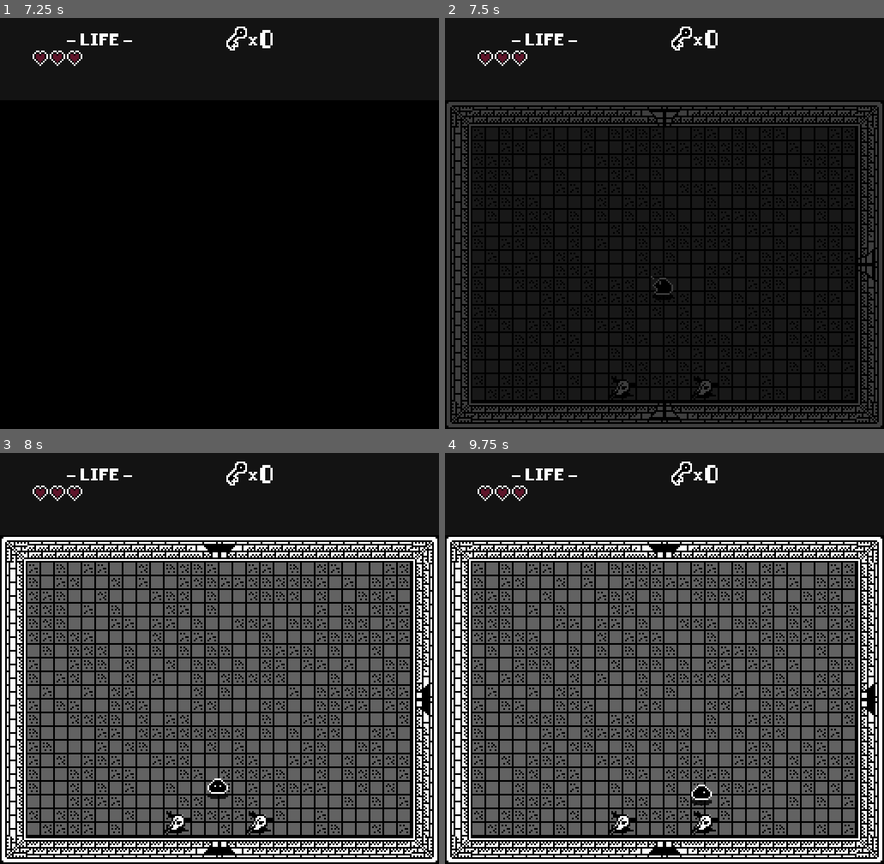
Above: before the commit, frames 1-4 (two rows, left to right).
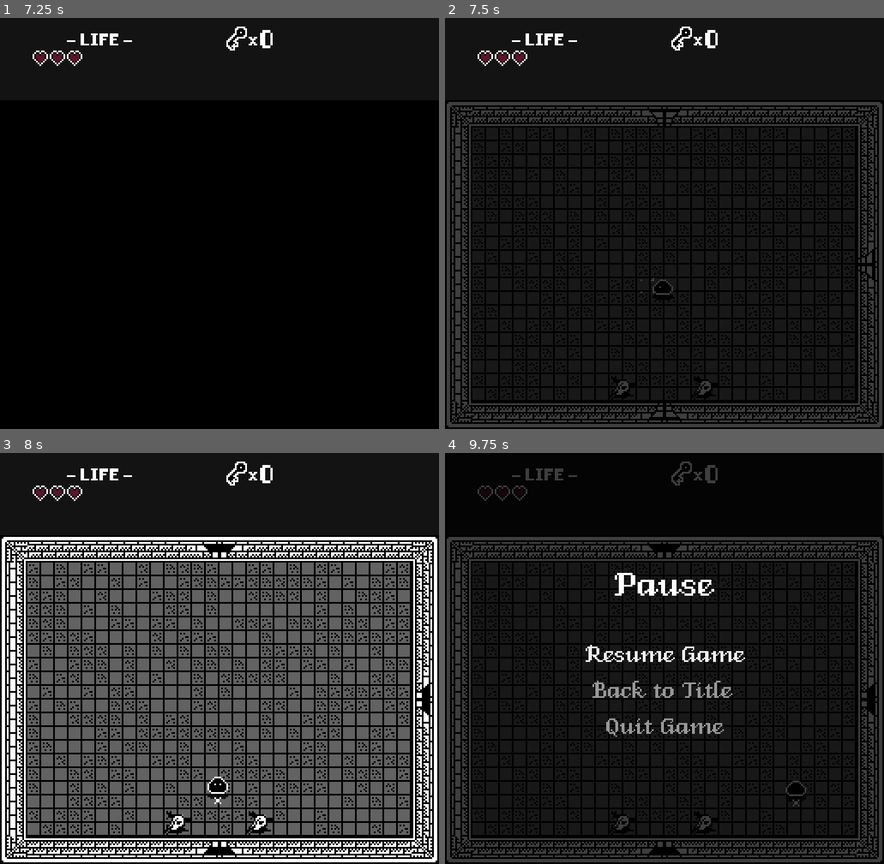
Above: after the commit, the same moments.

Repository: stsmuniz/evolutron-the-missing-nes-game
Game: Godot game, scene res://screens_menus/howtoplay.tscn
Two runs of this game, one before a commit and one after it. Both use one fixed random seed, a clock stepped at 60 frames per second and the inputs below.
Inputs:
- Up to frame 1 (7.25 s): tap Enter (start) at 0.5, 1.25, 1.55, 2, 3.5, 3.8, 4.35 s; hold D (right) 0.53-1.28 s; hold Z (a) 0.53-1.28 s; tap X (b) at 0.8, 1.35, 3.05 s; hold S (down) 1.28-2.03 s; hold D (right) 2.03-2.78 s; hold Enter (start) 2.03-2.78 s; tap Z (a) at 2.3, 2.85, 4.55 s; hold W (up) 2.78-3.53 s; hold X (b) 3.53-4.28 s; hold A (left) 3.53-5 s; click "Options" at 5 s; click "Start" at 5.75 s; click "Start" at 6.5 s
- Up to frame 2 (7.5 s): hold S (down) from 7.28 s (still down); hold Z (a) from 7.28 s (still down)
- Up to frame 3 (8 s): keep holding S (down); keep holding Z (a); tap X (b) at 7.55 s
- Up to frame 4 (9.75 s): release S (down) at 8.03 s; release Z (a) at 8.03 s; hold D (right) 8.03-8.75 s; tap X (b) at 8.1 s; tap Enter (start) at 8.3 s; click "Resume Game" at 8.75 s; hold W (up) from 9.53 s (still down); hold Enter (start) from 9.53 s (still down)

Frame 1 is identical in both runs. In frame 2, less than 0.1% of the frame differs, in the area x 44-52%, y 62-67%; in frame 3, less than 0.1%; in frame 4, 52%, in the area x 0-100%, y 2-100%.
Error before the commit: Invalid type in function 'connect' in base 'Area2D (nextLevelDoor.gd)'. Cannot convert argument 3 from Nil to String. (res://tiles/nextLevelDoor.gd:7)

Commit message:
fixed bugs on menus, fixed player attack, adjusted collision

Diff:
--- a/enemies/rat/rat.tscn
+++ b/enemies/rat/rat.tscn
@@ -62,6 +62,7 @@
 material = SubResource( 1 )
 frames = SubResource( 4 )
 animation = "FLy"
+frame = 1
 playing = true
 
 [node name="CollisionShape2D" type="CollisionShape2D" parent="."]
@@ -75,7 +76,7 @@
 shape = SubResource( 6 )
 
 [node name="Stats" parent="." instance=ExtResource( 5 )]
-max_health = 4
+max_health = 2
 
 [node name="PlayerDetectionZone" parent="." instance=ExtResource( 4 )]
 visible = false
--- a/engine/GameManager.gd
+++ b/engine/GameManager.gd
@@ -34,4 +34,5 @@
 func _on_Resume_pressed():
 	Options.paused = false
 	Options.pause_menu = false
+	get_tree().paused = false
 	hide()
--- a/engine/Options.gd
+++ b/engine/Options.gd
@@ -29,9 +29,6 @@
 	choose_music()
 
 func _process(delta):
-	if !$Music.is_playing():
-		choose_music()
-
 	if (Master_Volume > 0 and Music_Volume > 0):
 		play_Music = int(((Master_Volume / 2000) * (Music_Volume / 2000)) * 2000)
 	else:
--- a/player/PlayerStats.tscn
+++ b/player/PlayerStats.tscn
@@ -4,4 +4,3 @@
 
 [node name="PlayerStats" instance=ExtResource( 1 )]
 max_health = 3
-powerup_shot = true
--- a/player/player.gd
+++ b/player/player.gd
@@ -39,6 +39,7 @@
 	stats.connect("no_health", self, "game_over")
 	animationTree.active = true
 	swordHitbox.knockback_vector = input_vector
+
 
 func _physics_process(delta):
 	match state:
--- a/player/player.tscn
+++ b/player/player.tscn
@@ -17,7 +17,7 @@
 extents = Vector2( 6, 5 )
 
 [sub_resource type="Animation" id=3]
-length = 0.4
+length = 0.2
 step = 0.05
 tracks/0/type = "value"
 tracks/0/path = NodePath("Sprite:frame")
@@ -26,7 +26,7 @@
 tracks/0/imported = false
 tracks/0/enabled = true
 tracks/0/keys = {
-"times": PoolRealArray( 0, 0.1, 0.2, 0.3 ),
+"times": PoolRealArray( 0, 0.05, 0.1, 0.15 ),
 "transitions": PoolRealArray( 1, 1, 1, 1 ),
 "update": 1,
 "values": [ 12, 13, 14, 15 ]
@@ -38,7 +38,7 @@
 tracks/1/imported = false
 tracks/1/enabled = true
 tracks/1/keys = {
-"times": PoolRealArray( 0.4 ),
+"times": PoolRealArray( 0.2 ),
 "transitions": PoolRealArray( 1 ),
 "values": [ {
 "args": [  ],
@@ -64,7 +64,7 @@
 tracks/3/imported = false
 tracks/3/enabled = true
 tracks/3/keys = {
-"times": PoolRealArray( 0.1, 0.4 ),
+"times": PoolRealArray( 0, 0.1 ),
 "transitions": PoolRealArray( 1, 1 ),
 "update": 1,
 "values": [ false, true ]
@@ -76,16 +76,40 @@
 tracks/4/imported = false
 tracks/4/enabled = true
 tracks/4/keys = {
-"times": PoolRealArray( 0.05 ),
+"times": PoolRealArray( 0 ),
 "transitions": PoolRealArray( 1 ),
 "values": [ {
 "args": [ "bite" ],
 "method": "play_sfx"
 } ]
 }
+tracks/5/type = "value"
+tracks/5/path = NodePath("hitboxPivot/Swordhitbox/CollisionShape2D/Sprite:visible")
+tracks/5/interp = 1
+tracks/5/loop_wrap = true
+tracks/5/imported = false
+tracks/5/enabled = true
+tracks/5/keys = {
+"times": PoolRealArray( 0, 0.2 ),
+"transitions": PoolRealArray( 1, 1 ),
+"update": 1,
+"values": [ true, false ]
+}
+tracks/6/type = "value"
+tracks/6/path = NodePath("hitboxPivot/Swordhitbox/CollisionShape2D/Sprite:frame")
+tracks/6/interp = 1
+tracks/6/loop_wrap = true
+tracks/6/imported = false
+tracks/6/enabled = true
+tracks/6/keys = {
+"times": PoolRealArray( 0, 0.05, 0.1, 0.15 ),
+"transitions": PoolRealArray( 1, 1, 1, 1 ),
+"update": 1,
+"values": [ 0, 1, 2, 3 ]
+}
 
 [sub_resource type="Animation" id=4]
-length = 0.4
+length = 0.2
 step = 0.05
 tracks/0/type = "value"
 tracks/0/path = NodePath("Sprite:frame")
@@ -94,7 +118,7 @@
 tracks/0/imported = false
 tracks/0/enabled = true
 tracks/0/keys = {
-"times": PoolRealArray( 0, 0.1, 0.2, 0.3 ),
+"times": PoolRealArray( 0, 0.05, 0.1, 0.15 ),
 "transitions": PoolRealArray( 1, 1, 1, 1 ),
 "update": 1,
 "values": [ 24, 25, 26, 27 ]
@@ -106,7 +130,7 @@
 tracks/1/imported = false
 tracks/1/enabled = true
 tracks/1/keys = {
-"times": PoolRealArray( 0.05, 0.4 ),
+"times": PoolRealArray( 0, 0.2 ),
 "transitions": PoolRealArray( 1, 1 ),
 "values": [ {
 "args": [ "bite" ],
@@ -135,14 +159,38 @@
 tracks/3/imported = false
 tracks/3/enabled = true
 tracks/3/keys = {
-"times": PoolRealArray( 0.1, 0.4 ),
+"times": PoolRealArray( 0, 0.15 ),
 "transitions": PoolRealArray( 1, 1 ),
 "update": 1,
 "values": [ false, true ]
 }
+tracks/4/type = "value"
+tracks/4/path = NodePath("hitboxPivot/Swordhitbox/CollisionShape2D/Sprite:frame")
+tracks/4/interp = 1
+tracks/4/loop_wrap = true
+tracks/4/imported = false
+tracks/4/enabled = true
+tracks/4/keys = {
+"times": PoolRealArray( 0, 0.05, 0.1, 0.15 ),
+"transitions": PoolRealArray( 1, 1, 1, 1 ),
+"update": 1,
+"values": [ 0, 1, 2, 3 ]
+}
+tracks/5/type = "value"
+tracks/5/path = NodePath("hitboxPivot/Swordhitbox/CollisionShape2D/Sprite:visible")
+tracks/5/interp = 1
+tracks/5/loop_wrap = true
+tracks/5/imported = false
+tracks/5/enabled = true
+tracks/5/keys = {
+"times": PoolRealArray( 0, 0.2 ),
+"transitions": PoolRealArray( 1, 1 ),
+"update": 1,
+"values": [ true, false ]
+}
 
 [sub_resource type="Animation" id=5]
-length = 0.4
+length = 0.2
 step = 0.05
 tracks/0/type = "value"
 tracks/0/path = NodePath("Sprite:frame")
@@ -151,7 +199,7 @@
 tracks/0/imported = false
 tracks/0/enabled = true
 tracks/0/keys = {
-"times": PoolRealArray( 0, 0.1, 0.2, 0.3 ),
+"times": PoolRealArray( 0, 0.05, 0.1, 0.15 ),
 "transitions": PoolRealArray( 1, 1, 1, 1 ),
 "update": 1,
 "values": [ 20, 21, 22, 23 ]
@@ -163,7 +211,7 @@
 tracks/1/imported = false
 tracks/1/enabled = true
 tracks/1/keys = {
-"times": PoolRealArray( 0.05, 0.4 ),
+"times": PoolRealArray( 0, 0.2 ),
 "transitions": PoolRealArray( 1, 1 ),
 "values": [ {
 "args": [ "bite" ],
@@ -192,14 +240,38 @@
 tracks/3/imported = false
 tracks/3/enabled = true
 tracks/3/keys = {
-"times": PoolRealArray( 0.1, 0.4 ),
+"times": PoolRealArray( 0, 0.1 ),
 "transitions": PoolRealArray( 1, 1 ),
 "update": 1,
 "values": [ false, true ]
 }
+tracks/4/type = "value"
+tracks/4/path = NodePath("hitboxPivot/Swordhitbox/CollisionShape2D/Sprite:frame")
+tracks/4/interp = 1
+tracks/4/loop_wrap = true
+tracks/4/imported = false
+tracks/4/enabled = true
+tracks/4/keys = {
+"times": PoolRealArray( 0, 0.05, 0.1, 0.15 ),
+"transitions": PoolRealArray( 1, 1, 1, 1 ),
+"update": 1,
+"values": [ 0, 1, 2, 3 ]
+}
+tracks/5/type = "value"
+tracks/5/path = NodePath("hitboxPivot/Swordhitbox/CollisionShape2D/Sprite:visible")
+tracks/5/interp = 1
+tracks/5/loop_wrap = true
+tracks/5/imported = false
+tracks/5/enabled = true
+tracks/5/keys = {
+"times": PoolRealArray( 0, 0.2 ),
+"transitions": PoolRealArray( 1, 1 ),
+"update": 1,
+"values": [ true, false ]
+}
 
 [sub_resource type="Animation" id=6]
-length = 0.4
+length = 0.2
 step = 0.05
 tracks/0/type = "value"
 tracks/0/path = NodePath("Sprite:frame")
@@ -208,7 +280,7 @@
 tracks/0/imported = false
 tracks/0/enabled = true
 tracks/0/keys = {
-"times": PoolRealArray( 0, 0.1, 0.2, 0.3 ),
+"times": PoolRealArray( 0, 0.05, 0.1, 0.15 ),
 "transitions": PoolRealArray( 1, 1, 1, 1 ),
 "update": 1,
 "values": [ 16, 17, 18, 19 ]
@@ -220,7 +292,7 @@
 tracks/1/imported = false
 tracks/1/enabled = true
 tracks/1/keys = {
-"times": PoolRealArray( 0.05, 0.4 ),
+"times": PoolRealArray( 0, 0.2 ),
 "transitions": PoolRealArray( 1, 1 ),
 "values": [ {
 "args": [ "bite" ],
@@ -249,10 +321,34 @@
 tracks/3/imported = false
 tracks/3/enabled = true
 tracks/3/keys = {
-"times": PoolRealArray( 0.1, 0.4 ),
+"times": PoolRealArray( 0, 0.1 ),
 "transitions": PoolRealArray( 1, 1 ),
 "update": 1,
 "values": [ false, true ]
+}
+tracks/4/type = "value"
+tracks/4/path = NodePath("hitboxPivot/Swordhitbox/CollisionShape2D/Sprite:frame")
+tracks/4/interp = 1
+tracks/4/loop_wrap = true
+tracks/4/imported = false
+tracks/4/enabled = true
+tracks/4/keys = {
+"times": PoolRealArray( 0, 0.05, 0.1, 0.15 ),
+"transitions": PoolRealArray( 1, 1, 1, 1 ),
+"update": 1,
+"values": [ 0, 1, 2, 3 ]
+}
+tracks/5/type = "value"
+tracks/5/path = NodePath("hitboxPivot/Swordhitbox/CollisionShape2D/Sprite:visible")
+tracks/5/interp = 1
+tracks/5/loop_wrap = true
+tracks/5/imported = false
+tracks/5/enabled = true
+tracks/5/keys = {
+"times": PoolRealArray( 0, 0.2 ),
+"transitions": PoolRealArray( 1, 1 ),
+"update": 1,
+"values": [ true, false ]
 }
 
 [sub_resource type="Animation" id=7]
@@ -324,7 +420,7 @@
 }
 
 [sub_resource type="Animation" id=11]
-length = 0.4
+length = 0.3
 step = 0.05
 tracks/0/type = "value"
 tracks/0/path = NodePath("Sprite:frame")
@@ -333,7 +429,7 @@
 tracks/0/imported = false
 tracks/0/enabled = true
 tracks/0/keys = {
-"times": PoolRealArray( 0, 0.2 ),
+"times": PoolRealArray( 0, 0.1 ),
 "transitions": PoolRealArray( 1, 1 ),
 "update": 1,
 "values": [ 32, 33 ]
@@ -345,17 +441,14 @@
 tracks/1/imported = false
 tracks/1/enabled = true
 tracks/1/keys = {
-"times": PoolRealArray( 0.2, 0.4, 0.401 ),
-"transitions": PoolRealArray( 1, 1, 1 ),
+"times": PoolRealArray( 0.1, 0.3 ),
+"transitions": PoolRealArray( 1, 1 ),
 "values": [ {
 "args": [ "shot" ],
 "method": "play_sfx"
 }, {
 "args": [  ],
 "method": "atack_animation_finished"
-}, {
-"args": [  ],
-"method": "shoot"
 } ]
 }
 tracks/2/type = "value"
@@ -370,9 +463,23 @@
 "update": 0,
 "values": [ 90.0 ]
 }
+tracks/3/type = "method"
+tracks/3/path = NodePath(".")
+tracks/3/interp = 1
+tracks/3/loop_wrap = true
+tracks/3/imported = false
+tracks/3/enabled = true
+tracks/3/keys = {
+"times": PoolRealArray( 0.1 ),
+"transitions": PoolRealArray( 1 ),
+"values": [ {
+"args": [  ],
+"method": "shoot"
+} ]
+}
 
 [sub_resource type="Animation" id=12]
-length = 0.4
+length = 0.3
 step = 0.05
 tracks/0/type = "value"
 tracks/0/path = NodePath("Sprite:frame")
@@ -381,7 +488,7 @@
 tracks/0/imported = false
 tracks/0/enabled = true
 tracks/0/keys = {
-"times": PoolRealArray( 0, 0.2 ),
+"times": PoolRealArray( 0, 0.1 ),
 "transitions": PoolRealArray( 1, 1 ),
 "update": 1,
 "values": [ 30, 31 ]
@@ -393,17 +500,14 @@
 tracks/1/imported = false
 tracks/1/enabled = true
 tracks/1/keys = {
-"times": PoolRealArray( 0.2, 0.4, 0.401 ),
-"transitions": PoolRealArray( 1, 1, 1 ),
+"times": PoolRealArray( 0.1, 0.3 ),
+"transitions": PoolRealArray( 1, 1 ),
 "values": [ {
 "args": [ "shot" ],
 "method": "play_sfx"
 }, {
 "args": [  ],
 "method": "atack_animation_finished"
-}, {
-"args": [  ],
-"method": "shoot"
 } ]
 }
 tracks/2/type = "value"
@@ -418,9 +522,23 @@
 "update": 0,
 "values": [ -180.0 ]
 }
+tracks/3/type = "method"
+tracks/3/path = NodePath(".")
+tracks/3/interp = 1
+tracks/3/loop_wrap = true
+tracks/3/imported = false
+tracks/3/enabled = true
+tracks/3/keys = {
+"times": PoolRealArray( 0.1 ),
+"transitions": PoolRealArray( 1 ),
+"values": [ {
+"args": [  ],
+"method": "shoot"
+} ]
+}
 
 [sub_resource type="Animation" id=13]
-length = 0.4
+length = 0.3
 step = 0.05
 tracks/0/type = "value"
 tracks/0/path = NodePath("Sprite:frame")
@@ -429,7 +547,7 @@
 tracks/0/imported = false
 tracks/0/enabled = true
 tracks/0/keys = {
-"times": PoolRealArray( 0, 0.2 ),
+"times": PoolRealArray( 0, 0.1 ),
 "transitions": PoolRealArray( 1, 1 ),
 "update": 1,
 "values": [ 28, 29 ]
@@ -441,17 +559,14 @@
 tracks/1/imported = false
 tracks/1/enabled = true
 tracks/1/keys = {
-"times": PoolRealArray( 0.2, 0.4, 0.401 ),
-"transitions": PoolRealArray( 1, 1, 1 ),
+"times": PoolRealArray( 0.1, 0.3 ),
+"transitions": PoolRealArray( 1, 1 ),
 "values": [ {
 "args": [ "shot" ],
 "method": "play_sfx"
 }, {
 "args": [  ],
 "method": "atack_animation_finished"
-}, {
-"args": [  ],
-"method": "shoot"
 } ]
 }
 tracks/2/type = "value"
@@ -466,9 +581,23 @@
 "update": 0,
 "values": [ 0.0 ]
 }
+tracks/3/type = "method"
+tracks/3/path = NodePath(".")
+tracks/3/interp = 1
+tracks/3/loop_wrap = true
+tracks/3/imported = false
+tracks/3/enabled = true
+tracks/3/keys = {
+"times": PoolRealArray( 0.1 ),
+"transitions": PoolRealArray( 1 ),
+"values": [ {
+"args": [  ],
+"method": "shoot"
+} ]
+}
 
 [sub_resource type="Animation" id=14]
-length = 0.4
+length = 0.3
 step = 0.05
 tracks/0/type = "value"
 tracks/0/path = NodePath("Sprite:frame")
@@ -477,7 +606,7 @@
 tracks/0/imported = false
 tracks/0/enabled = true
 tracks/0/keys = {
-"times": PoolRealArray( 0, 0.2 ),
+"times": PoolRealArray( 0, 0.1 ),
 "transitions": PoolRealArray( 1, 1 ),
 "update": 1,
 "values": [ 10, 11 ]
@@ -489,17 +618,14 @@
 tracks/1/imported = false
 tracks/1/enabled = true
 tracks/1/keys = {
-"times": PoolRealArray( 0.2, 0.4, 0.401 ),
-"transitions": PoolRealArray( 1, 1, 1 ),
+"times": PoolRealArray( 0.1, 0.3 ),
+"transitions": PoolRealArray( 1, 1 ),
 "values": [ {
 "args": [ "shot" ],
 "method": "play_sfx"
 }, {
 "args": [  ],
 "method": "atack_animation_finished"
-}, {
-"args": [  ],
-"method": "shoot"
 } ]
 }
 tracks/2/type = "value"
@@ -513,6 +639,20 @@
 "transitions": PoolRealArray( 1 ),
 "update": 0,
 "values": [ -90.0 ]
+}
+tracks/3/type = "method"
+tracks/3/path = NodePath(".")
+tracks/3/interp = 1
+tracks/3/loop_wrap = true
+tracks/3/imported = false
+tracks/3/enabled = true
+tracks/3/keys = {
+"times": PoolRealArray( 0.1 ),
+"transitions": PoolRealArray( 1 ),
+"values": [ {
+"args": [  ],
+"method": "shoot"
+} ]
 }
 
 [sub_resource type="AnimationNodeAnimation" id=15]
@@ -614,11 +754,10 @@
 [sub_resource type="RectangleShape2D" id=36]
 extents = Vector2( 6, 6 )
 
-[sub_resource type="RectangleShape2D" id=37]
+[sub_resource type="RectangleShape2D" id=42]
 extents = Vector2( 5, 4 )
 
-[sub_resource type="Animation" id=38]
-resource_name = "Start"
+[sub_resource type="Animation" id=43]
 length = 0.2
 loop = true
 tracks/0/type = "value"
@@ -634,8 +773,7 @@
 "values": [ true, false ]
 }
 
-[sub_resource type="Animation" id=39]
-resource_name = "Stop"
+[sub_resource type="Animation" id=44]
 length = 0.1
 loop = true
 tracks/0/type = "value"
@@ -706,17 +844,22 @@
 
 [node name="CollisionShape2D" parent="hitboxPivot/Swordhitbox" index="0"]
 shape = SubResource( 36 )
-disabled = true
+
+[node name="Sprite" type="Sprite" parent="hitboxPivot/Swordhitbox/CollisionShape2D" index="0"]
+visible = false
+texture = ExtResource( 1 )
+vframes = 7
+hframes = 6
 
 [node name="hurtbox" parent="." instance=ExtResource( 5 )]
 collision_layer = 4
 
 [node name="CollisionShape2D" parent="hurtbox" index="0"]
-shape = SubResource( 37 )
+shape = SubResource( 42 )
 
 [node name="BlinkAnimationPlayer" type="AnimationPlayer" parent="."]
-anims/Start = SubResource( 38 )
-anims/Stop = SubResource( 39 )
+anims/Start = SubResource( 43 )
+anims/Stop = SubResource( 44 )
 [connection signal="area_entered" from="hurtbox" to="." method="_on_hurtbox_area_entered"]
 [connection signal="invincibility_ended" from="hurtbox" to="." method="_on_hurtbox_invincibility_ended"]
 [connection signal="invincibility_started" from="hurtbox" to="." method="_on_hurtbox_invincibility_started"]
--- a/project.godot
+++ b/project.godot
@@ -59,6 +59,41 @@
 
 [input]
 
+ui_accept={
+"deadzone": 0.5,
+"events": [ Object(InputEventKey,"resource_local_to_scene":false,"resource_name":"","device":0,"alt":false,"shift":false,"control":false,"meta":false,"command":false,"pressed":false,"scancode":74,"unicode":0,"echo":false,"script":null)
+, Object(InputEventKey,"resource_local_to_scene":false,"resource_name":"","device":0,"alt":false,"shift":false,"control":false,"meta":false,"command":false,"pressed":false,"scancode":16777222,"unicode":0,"echo":false,"script":null)
+, Object(InputEventKey,"resource_local_to_scene":false,"resource_name":"","device":0,"alt":false,"shift":false,"control":false,"meta":false,"command":false,"pressed":false,"scancode":32,"unicode":0,"echo":false,"script":null)
+, Object(InputEventJoypadButton,"resource_local_to_scene":false,"resource_name":"","device":0,"button_index":0,"pressure":0.0,"pressed":false,"script":null)
+ ]
+}
+ui_left={
+"deadzone": 0.5,
+"events": [ Object(InputEventKey,"resource_local_to_scene":false,"resource_name":"","device":0,"alt":false,"shift":false,"control":false,"meta":false,"command":false,"pressed":false,"scancode":16777231,"unicode":0,"echo":false,"script":null)
+, Object(InputEventJoypadButton,"resource_local_to_scene":false,"resource_name":"","device":0,"button_index":14,"pressure":0.0,"pressed":false,"script":null)
+, Object(InputEventKey,"resource_local_to_scene":false,"resource_name":"","device":0,"alt":false,"shift":false,"control":false,"meta":false,"command":false,"pressed":false,"scancode":65,"unicode":0,"echo":false,"script":null)
+ ]
+}
+ui_right={
+"deadzone": 0.5,
+"events": [ Object(InputEventKey,"resource_local_to_scene":false,"resource_name":"","device":0,"alt":false,"shift":false,"control":false,"meta":false,"command":false,"pressed":false,"scancode":16777233,"unicode":0,"echo":false,"script":null)
+, Object(InputEventJoypadButton,"resource_local_to_scene":false,"resource_name":"","device":0,"button_index":15,"pressure":0.0,"pressed":false,"script":null)
+, Object(InputEventKey,"resource_local_to_scene":false,"resource_name":"","device":0,"alt":false,"shift":false,"control":false,"meta":false,"command":false,"pressed":false,"scancode":68,"unicode":0,"echo":false,"script":null)
+ ]
+}
+ui_up={
+"deadzone": 0.5,
+"events": [ Object(InputEventKey,"resource_local_to_scene":false,"resource_name":"","device":0,"alt":false,"shift":false,"control":false,"meta":false,"command":false,"pressed":false,"scancode":16777232,"unicode":0,"echo":false,"script":null)
+, Object(InputEventJoypadButton,"resource_local_to_scene":false,"resource_name":"","device":0,"button_index":12,"pressure":0.0,"pressed":false,"script":null)
+, Object(InputEventKey,"resource_local_to_scene":false,"resource_name":"","device":0,"alt":false,"shift":false,"control":false,"meta":false,"command":false,"pressed":false,"scancode":87,"unicode":0,"echo":false,"script":null)
+ ]
+}
+ui_down={
+"deadzone": 0.5,
+"events": [ Object(InputEventKey,"resource_local_to_scene":false,"resource_name":"","device":0,"alt":false,"shift":false,"control":false,"meta":false,"command":false,"pressed":false,"scancode":83,"unicode":0,"echo":false,"script":null)
+, Object(InputEventJoypadButton,"resource_local_to_scene":false,"resource_name":"","device":0,"button_index":13,"pressure":0.0,"pressed":false,"script":null)
+ ]
+}
 up={
 "deadzone": 0.5,
 "events": [ Object(InputEventKey,"resource_local_to_scene":false,"resource_name":"","device":0,"alt":false,"shift":false,"control":false,"meta":false,"command":false,"pressed":false,"scancode":87,"unicode":0,"echo":false,"script":null)
@@ -108,14 +143,14 @@
 "deadzone": 0.5,
 "events": [ Object(InputEventKey,"resource_local_to_scene":false,"resource_name":"","device":0,"alt":false,"shift":false,"control":false,"meta":false,"command":false,"pressed":false,"scancode":90,"unicode":0,"echo":false,"script":null)
 , Object(InputEventKey,"resource_local_to_scene":false,"resource_name":"","device":0,"alt":false,"shift":false,"control":false,"meta":false,"command":false,"pressed":false,"scancode":74,"unicode":0,"echo":false,"script":null)
-, Object(InputEventJoypadButton,"resource_local_to_scene":false,"resource_name":"","device":0,"button_index":1,"pressure":0.0,"pressed":false,"script":null)
+, Object(InputEventJoypadButton,"resource_local_to_scene":false,"resource_name":"","device":0,"button_index":0,"pressure":0.0,"pressed":false,"script":null)
  ]
 }
 b={
 "deadzone": 0.5,
 "events": [ Object(InputEventKey,"resource_local_to_scene":false,"resource_name":"","device":0,"alt":false,"shift":false,"control":false,"meta":false,"command":false,"pressed":false,"scancode":88,"unicode":0,"echo":false,"script":null)
 , Object(InputEventKey,"resource_local_to_scene":false,"resource_name":"","device":0,"alt":false,"shift":false,"control":false,"meta":false,"command":false,"pressed":false,"scancode":75,"unicode":0,"echo":false,"script":null)
-, Object(InputEventJoypadButton,"resource_local_to_scene":false,"resource_name":"","device":0,"button_index":0,"pressure":0.0,"pressed":false,"script":null)
+, Object(InputEventJoypadButton,"resource_local_to_scene":false,"resource_name":"","device":0,"button_index":1,"pressure":0.0,"pressed":false,"script":null)
  ]
 }
 
--- a/screens_menus/OptionsMenu.gd
+++ b/screens_menus/OptionsMenu.gd
@@ -1,9 +1,9 @@
 extends Control
 
-onready var videoButton: Label = $WindowModeContainer/VideoModeButton
-onready var masterVolume: Slider = $VolumeContainer/MasterVolumeSlider
-onready var musicVolume: Slider = $VolumeContainer/MusicVolumeSlider
-onready var sfxVolume: Slider = $VolumeContainer/SFXVolumeSlider
+onready var videoButton: = $WindowModeContainer/VideoModeButton
+onready var masterVolume: = $VolumeContainer/MasterVolumeSlider
+onready var musicVolume: = $VolumeContainer/MusicVolumeSlider
+onready var sfxVolume: = $VolumeContainer/SFXVolumeSlider
 
 func _on_BackButton_pressed():
 
@@ -11,12 +11,18 @@
 
 
 func _ready():
+	Options.choose_music('stop')
 	$BackButton.grab_focus()
+	if Options.fullscreen:
+		videoButton.set_text('Fullscreen')
+	else:
+		videoButton.set_text('Windowed')
 
 
 func _on_VideoModeButton_pressed():
 	Options.set_fullscreen()
-	if videoButton.text != 'Fullscreen':
+
+	if Options.fullscreen:
 		videoButton.set_text('Fullscreen')
 	else:
 		videoButton.set_text('Windowed')
--- a/screens_menus/StartMenu.gd
+++ b/screens_menus/StartMenu.gd
@@ -1,6 +1,10 @@
 extends Control
 
+onready var optionPressed = false
+
+
 func _ready():
+	optionPressed = false
 	Options.choose_music("menu")
 
 func _unhandled_input(event):
@@ -15,12 +19,18 @@
 
 
 func _on_StartButton_pressed():
-	Options.game_sound("select_option")
-	SceneChanger.change_scene("res://maps/lvl1.tscn")
+	if optionPressed == false:
+		optionPressed = true
+		Options.game_sound("select_option")
+		SceneChanger.change_scene("res://maps/lvl1.tscn")
 
 func _on_OptionsButton_pressed():
-	SceneChanger.change_scene("res://screens_menus/OptionsMenu.tscn", 0.1)
+	if optionPressed == false:
+		optionPressed = true
+		SceneChanger.change_scene("res://screens_menus/OptionsMenu.tscn", 0.1)
 
 
 func _on_QuitButton_pressed():
-	get_tree().quit()
+	if optionPressed == false:
+		optionPressed = true
+		get_tree().quit()
--- a/tiles/nextLevelDoor.gd
+++ b/tiles/nextLevelDoor.gd
@@ -4,7 +4,7 @@
 
 func _ready():
 	$Sprite.set_deferred('visible', false)
-	connect('boss_killed', self, _on_rat_boss_killed())
+	connect('boss_killed', self, '_on_rat_boss_killed')
 
 func _on_NextLevelDoor_body_entered(body):
 	SceneChanger.change_scene(next_level)
Not shown, changed: maps/lvl2.tscn
